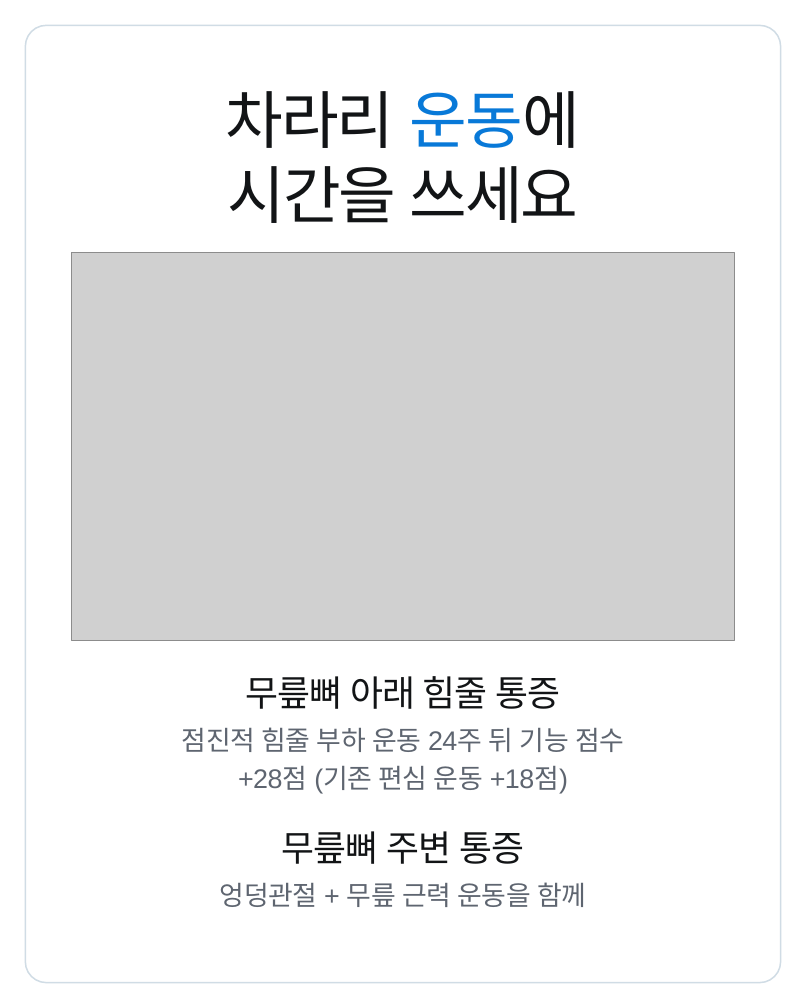
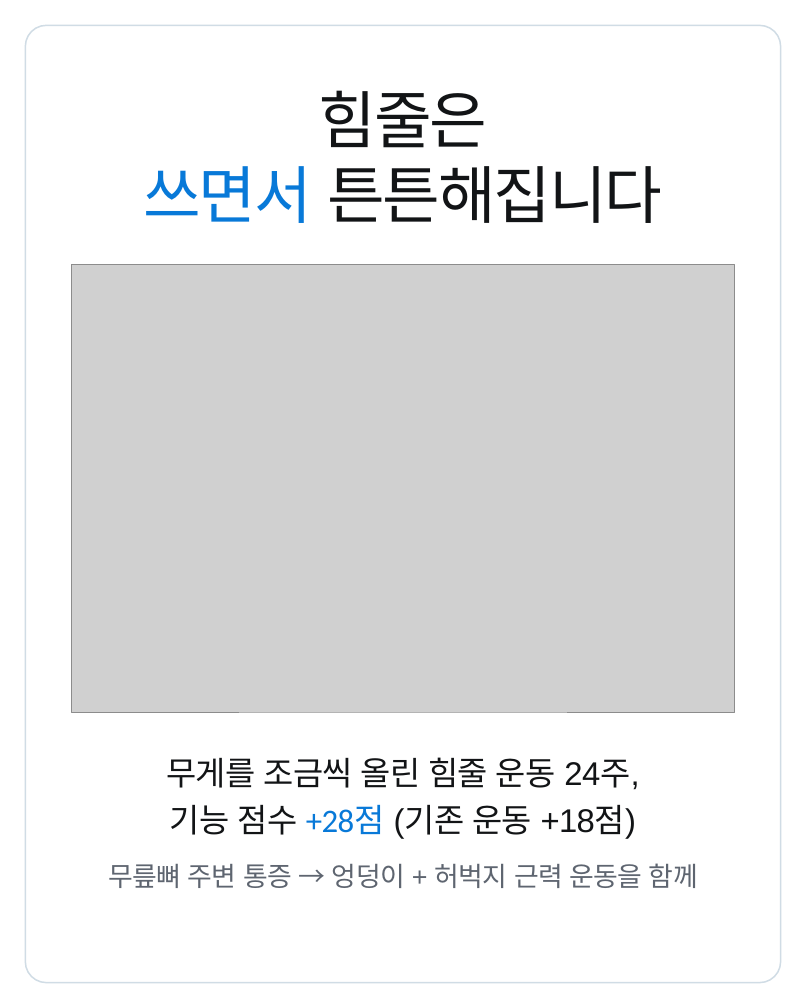
Before and after one commit to js920915-cyber/New-box, a slide deck: slide 7 of content/patellar-strap-runners/adobe-express/patellar-strap-runners-express.pptx. Drawn at 806x1008 pixels with LibreOffice and Linux fonts; fonts in the diff are those of the drawing; grey boxes stand for pictures. Boxes give left, top, right and bottom in pixels: in the first picture for what was removed or moved away, otherwise in the second. Text is boxed around its words. In the diff, an @@ line names an element or a change of style, - is before the commit and + after.

```diff
--- a/content/patellar-strap-runners/adobe-express/patellar-strap-runners-express.pptx
+++ b/content/patellar-strap-runners/adobe-express/patellar-strap-runners-express.pptx
@@ text at box(319, 90, 488, 148): text changed @@
-차라리 운동에
+힘줄은
@@ text at box(143, 166, 662, 223): text changed @@
-시간을 쓰세요
+쓰면서 튼튼해집니다
@@ picture: place and size @@
-picture at box(72, 252, 734, 641)
+picture at box(72, 264, 734, 711)
@@ text at box(166, 757, 639, 790): text changed; size 36 to 33 pt; font Calibri to Arial @@
-무릎뼈 아래 힘줄 통증
+무게를 조금씩 올린 힘줄 운동 24주,
@@ text removed at box(238, 766, 568, 793) @@
-+28점 (기존 편심 운동 +18점)
@@ text at box(170, 805, 637, 839): text changed; size 27 to 33 pt; text colour #5E6570 to #121416 @@
-점진적 힘줄 부하 운동 24주 뒤 기능 점수
+기능 점수 +28점 (기존 운동 +18점)
@@ text removed at box(282, 831, 524, 864) @@
-무릎뼈 주변 통증
@@ text at box(108, 863, 698, 888): text changed @@
-엉덩관절 + 무릎 근력 운동을 함께
+무릎뼈 주변 통증 → 엉덩이 + 허벅지 근력 운동을 함께
```
Also in this commit, not shown: 2 other slides changed, 5 slides added, 5 slides removed, 29 other files.
